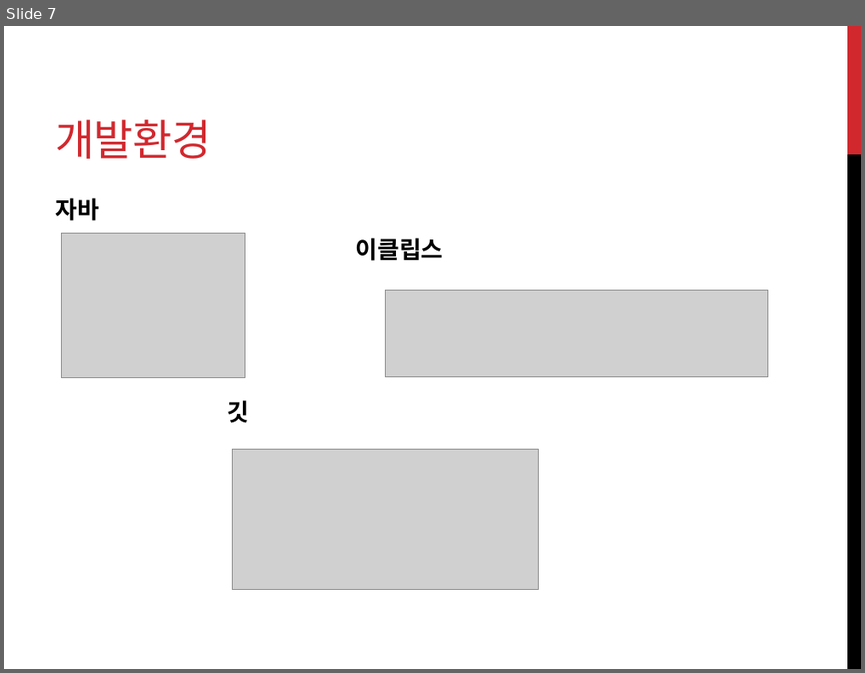
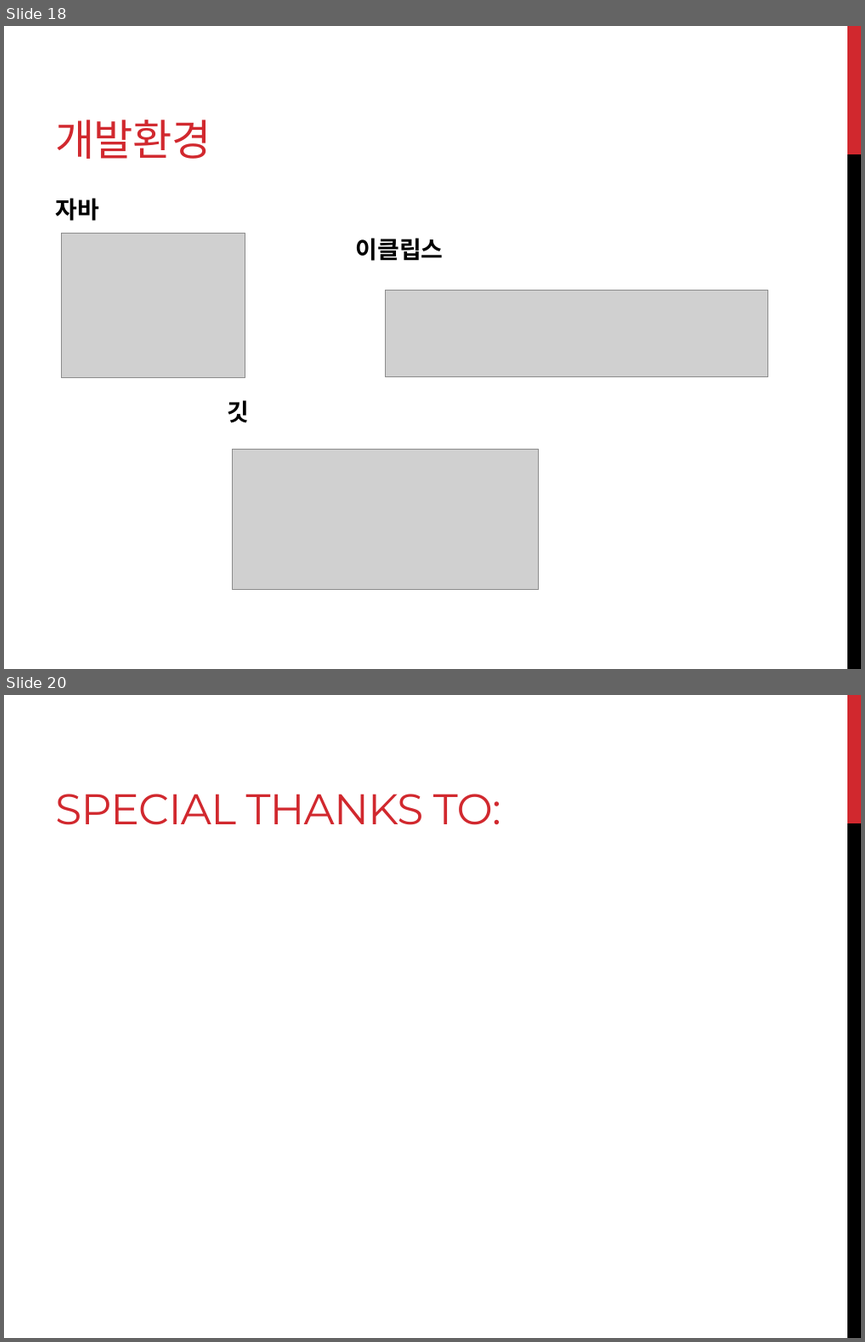
Before and after one commit to jinlee10/javaminiproj, a slide deck: Java_mini_proj_home/java_proj_PPT.pptx. Shown one above the other, each under a label of ours: slide 7 before the commit, slides 18 and 20 after it; the slides between them are not shown. The pictures are 865x673 and 865x1342 pixels, drawn with LibreOffice and Linux fonts; fonts in the diff are those of the drawing; grey boxes stand for pictures. Boxes give left, top, right and bottom in pixels: in the first picture for what was removed or moved away, otherwise in the second. Text is boxed around its words. In the diff, an @@ line names an element or a change of style, - is before the commit and + after.

```diff
--- a/Java_mini_proj_home/java_proj_PPT.pptx
+++ b/Java_mini_proj_home/java_proj_PPT.pptx
@@ slide 20 added at <box>4,695,861,1338</box>, background #FFFFFF; not listed: 2 template elements that a slide beside it also shows @@
@@ title added at <box>55,794,501,825</box>, 36 pt, text #D1282E @@
+SPECIAL THANKS TO:
@@ what was slide 7 is now slide 18 @@
```
Also in this commit, not shown: 2 slides changed, 3 other slides added, 2 other files.
